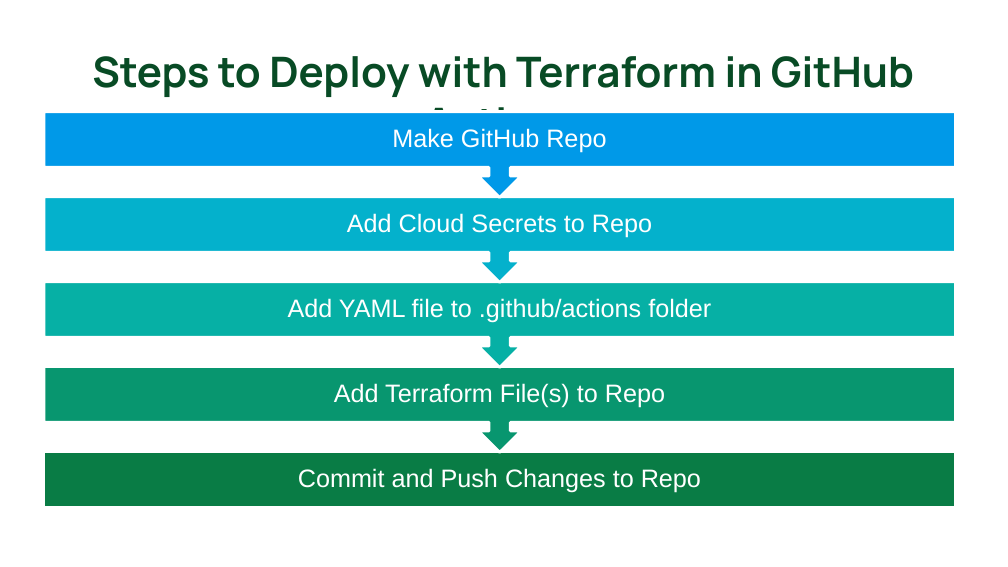
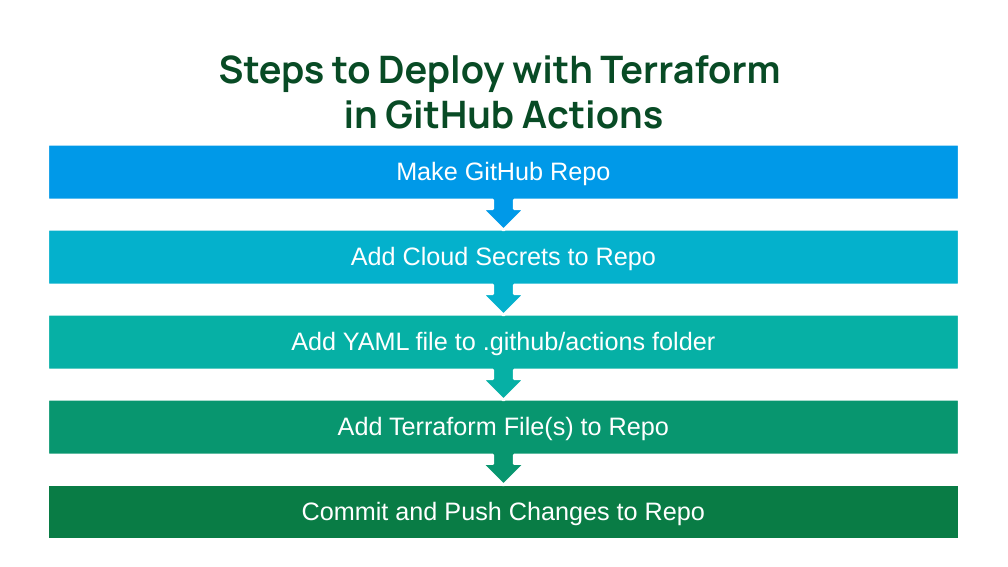
Before and after one commit to colbyford/DSBA6190-CloudComputing, a slide deck: slide 8 of 6 - Deployment and Security/Deployment.pptx (slide 7 before the commit). Drawn at 1008x567 pixels with LibreOffice and Linux fonts; fonts in the diff are those of the drawing. Boxes give left, top, right and bottom in pixels: in the first picture for what was removed or moved away, otherwise in the second. Text is boxed around its words. In the diff, an @@ line names an element or a change of style, - is before the commit and + after.

```diff
--- a/6 - Deployment and Security/Deployment.pptx
+++ b/6 - Deployment and Security/Deployment.pptx
@@ title "Steps to Deploy with Terraform ..." at (x1=219, y1=55, x2=780, y2=129): size 30 to 27 pt @@
@@ 4 texts, 3 up arrow callouts, 1 rectangle moved together from (x1=43, y1=112, x2=955, y2=507) to (x1=47, y1=144, x2=959, y2=539) @@
@@ text "Add YAML file to .github/actions ..." moved from (x1=288, y1=298, x2=711, y2=323) to (x1=291, y1=331, x2=715, y2=356) @@
@@ up arrow callout moved from (x1=43, y1=281, x2=955, y2=367) to (x1=47, y1=314, x2=959, y2=400) @@
```
Also in this commit, not shown: 1 other slide changed, 1 slide added.
